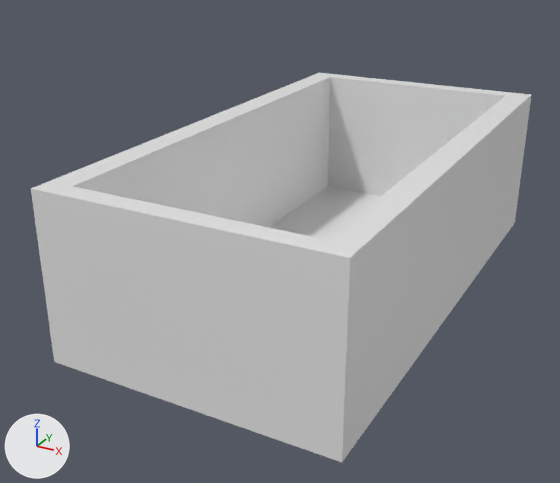
Renders of the Blender file game/Assets/chestBottomHalf.blend from each side of a commit.
Rendered twice from a camera (50 mm lens) standing at (2.72, -5.81, 1.66) and looking at (-0.26, -0.4, -1.05). The axes (+X, +Y, +Z) are drawn at lower left. The lights are the same throughout.
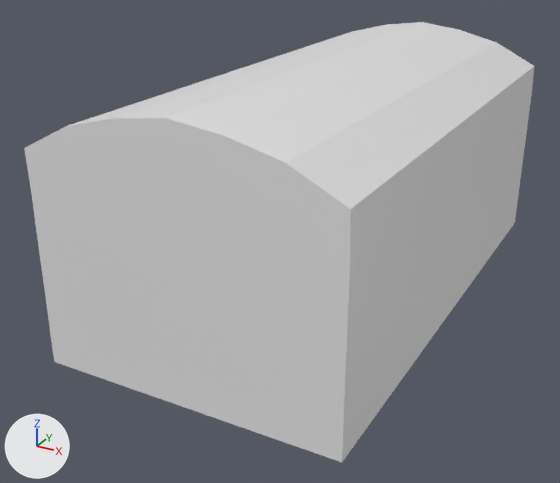
Boxes (x1, y1, x2, y2) around the edits, measured in the pictures (560 x 483 px):
'Cube.001', reshaped (13% taller)
    before: (31, 73, 531, 462)
    after: (24, 22, 534, 462)
part 1 of me_cube_001, built on
    before: (31, 73, 531, 258)
    after: (24, 22, 534, 258)

The change, as a diff of the scene's bpy script:
```diff
--- a/game/Assets/chestBottomHalf.blend.py
+++ b/game/Assets/chestBottomHalf.blend.py
@@ mat_material_001 @@
+mat_material_001 = principled_material('Material.001')
+mat_material_001.base_color = (0.8, 0.8, 0.8)  # white #e7e7e7
+mat_material_001.roughness = 0.4
@@ me_cube_001 @@
 # used by ob_cube_001; location = (0.0, 0.0, -0.308); scale = (1.19, 2.24, 0.162)
-me_cube_001.from_pydata(...)  # 17 vertices, 12 faces; spans x -1.0..1.0, y -1.0..1.0, z -7.56..1.06
+me_cube_001.from_pydata(...)  # 34 vertices, 25 faces; spans x -1.01..1.0, y -1.0..1.0, z -7.56..4.95
+# me_cube_001 part 1
+# 9 vertices are removed from x -0.82..0.82, y -0.92..0.92, z -6.97..1.05
+# 7 faces are deleted
+# 26 vertices are added at x -1.01..0.99, y -1.0..1.0, z 0.98..4.95
+# 20 new faces join them, mat_material_001 (white #e7e7e7)
 me_cube_001.materials.append(mat_material)
+me_cube_001.materials.append(mat_material_001)  # white #e7e7e7
```
